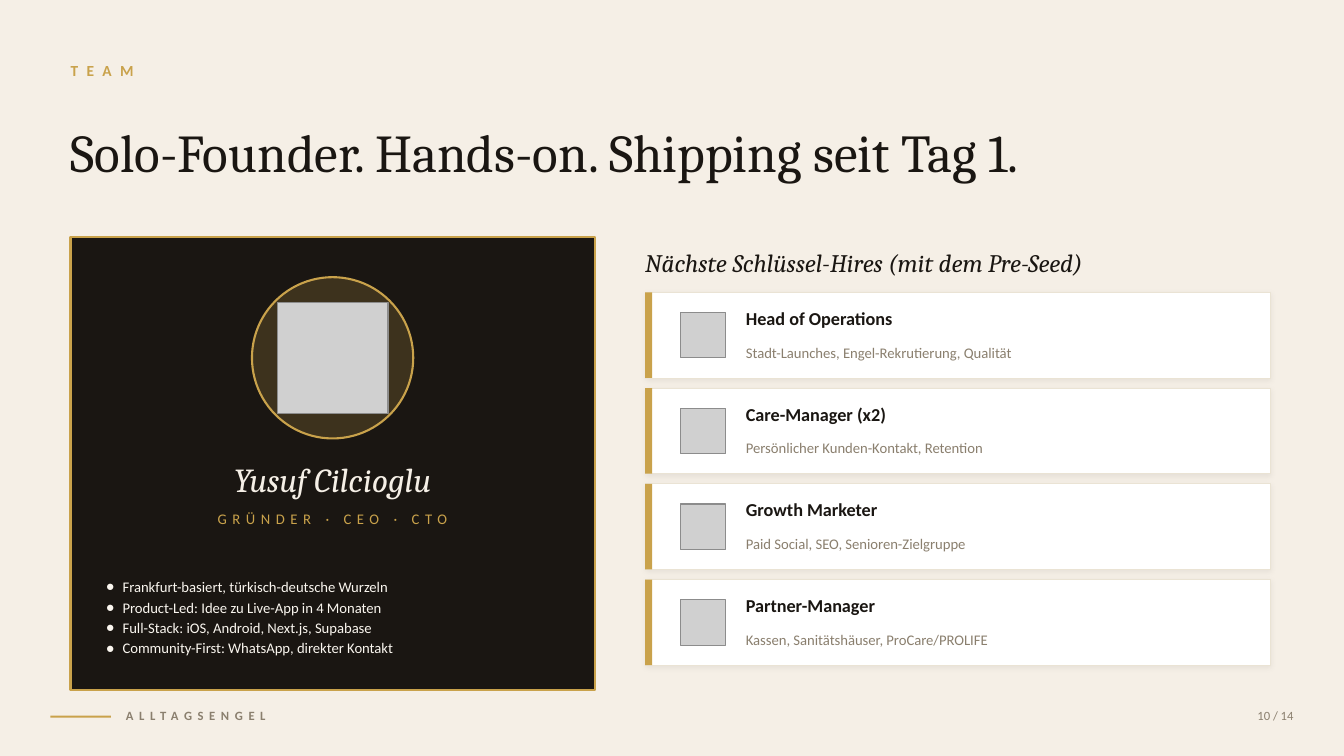
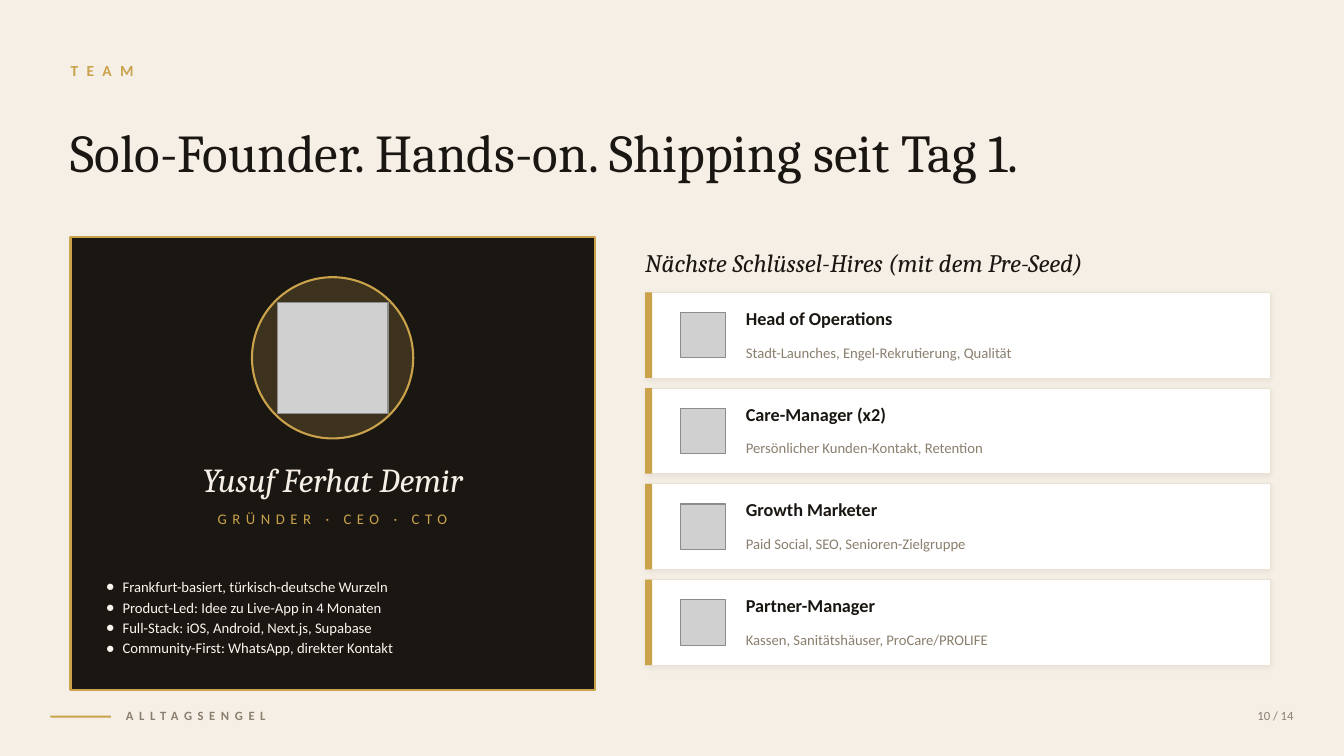
Before and after one commit to YusufFerhatDemir/alltagsengel, a slide deck: slide 10 of investor/AlltagsEngel_PitchDeck_2026.pptx. Drawn at 1344x756 pixels with LibreOffice and Linux fonts; fonts in the diff are those of the drawing; grey boxes stand for pictures. Boxes give left, top, right and bottom in pixels: in the first picture for what was removed or moved away, otherwise in the second. Text is boxed around its words. In the diff, an @@ line names an element or a change of style, - is before the commit and + after.

Commit message:
fix(investor): Gründer-Name korrigiert auf Yusuf Ferhat Demir (alle 4 Deliverables)

```diff
--- a/investor/AlltagsEngel_PitchDeck_2026.pptx
+++ b/investor/AlltagsEngel_PitchDeck_2026.pptx
@@ text at box(203, 468, 463, 500): text changed @@
-Yusuf Cilcioglu
+Yusuf Ferhat Demir
```
Also in this commit, not shown: 2 other slides changed, 9 other files.
